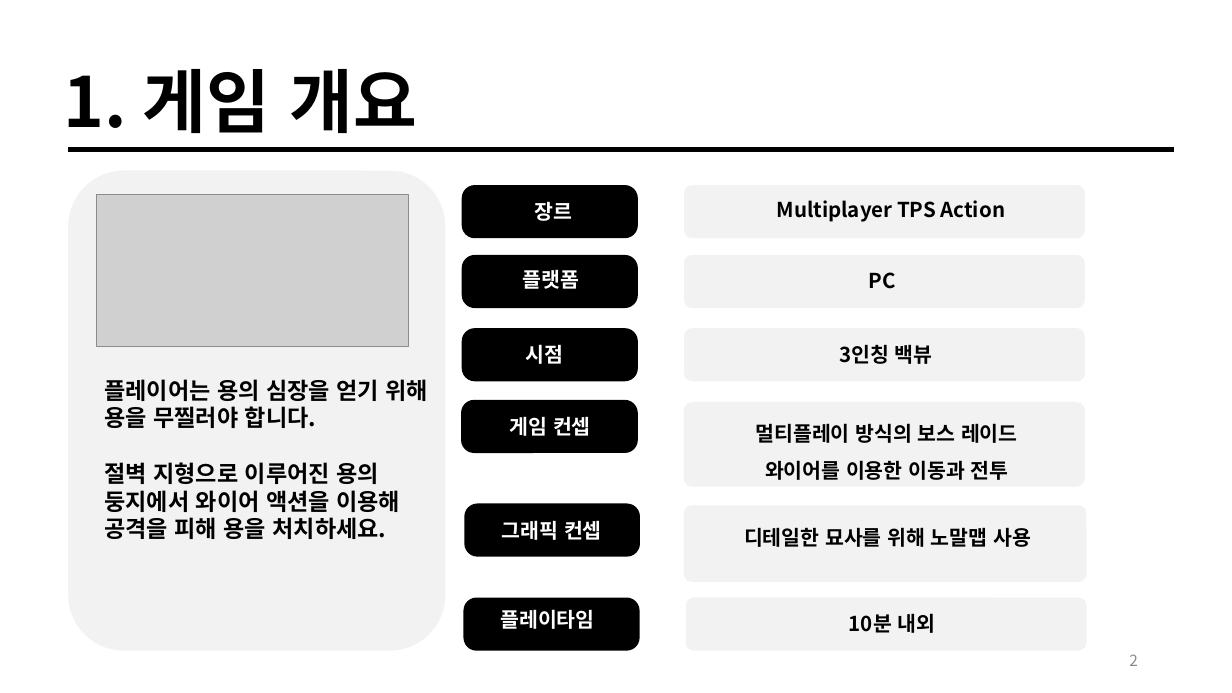
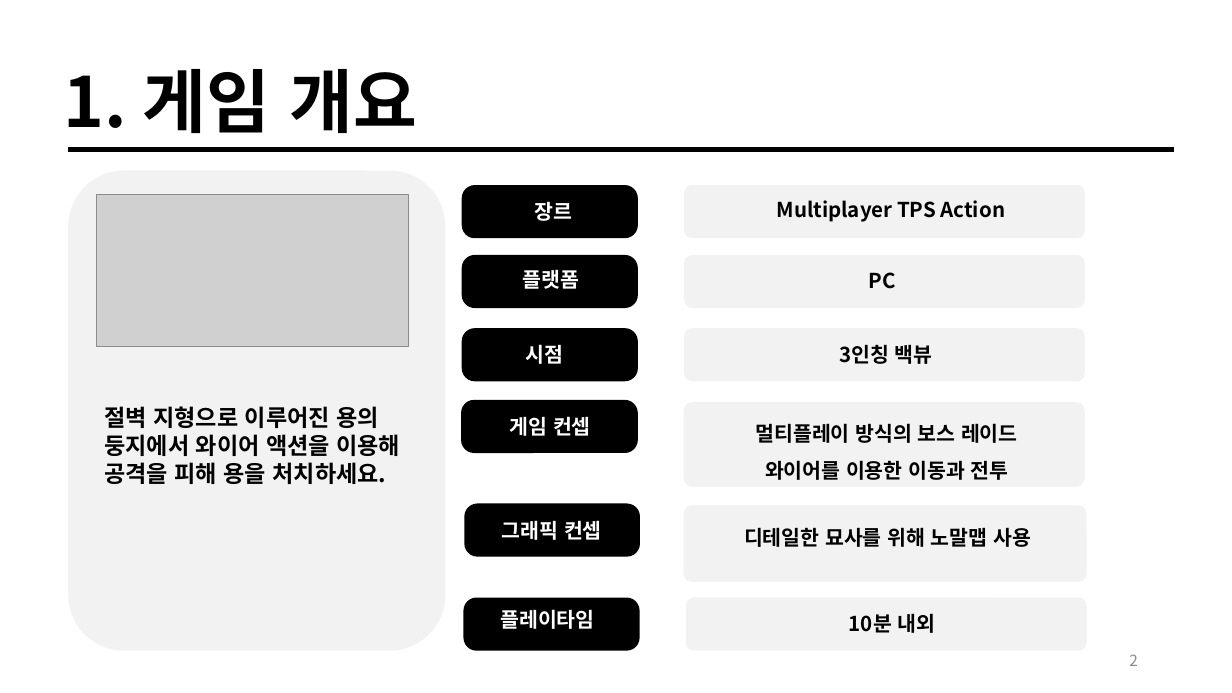
Before and after one commit to taeho-choi/wire-hunter, a slide deck: slide 3 of 문서/기획/중간발표자료.pptx. Drawn at 1232x693 pixels with LibreOffice and Linux fonts; fonts in the diff are those of the drawing; grey boxes stand for pictures. Boxes give left, top, right and bottom in pixels: in the first picture for what was removed or moved away, otherwise in the second. Text is boxed around its words. In the diff, an @@ line names an element or a change of style, - is before the commit and + after.

```diff
--- a/문서/기획/중간발표자료.pptx
+++ b/문서/기획/중간발표자료.pptx
@@ text at (x1=104, y1=379, x2=428, y2=428): paragraph removed @@
-플레이어는 용의 심장을 얻기 위해 용을 무찔러야 합니다.
```
Also in this commit, not shown: 4 other slides changed, 1 slide added, 59 other files.
